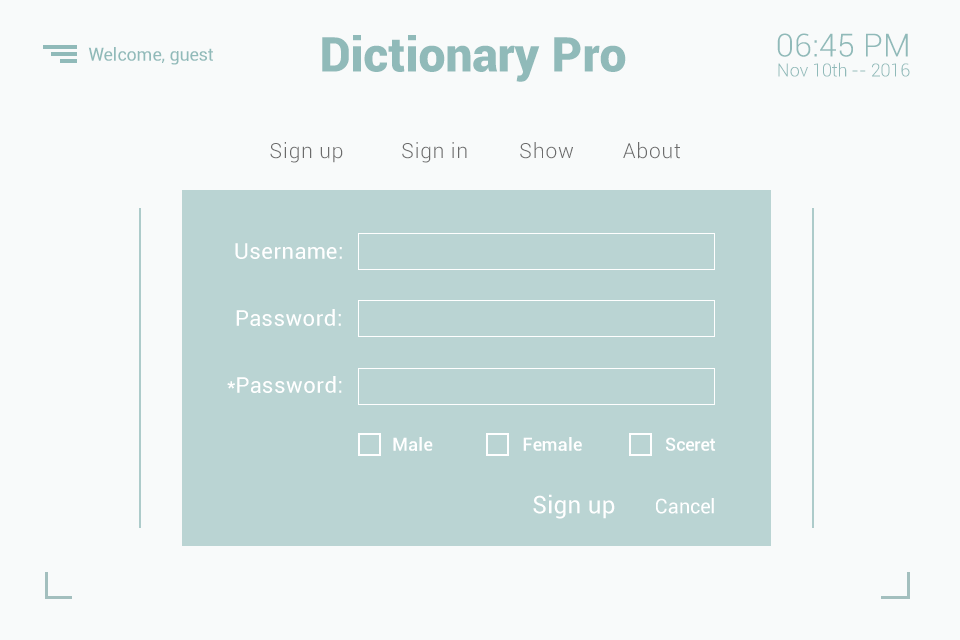
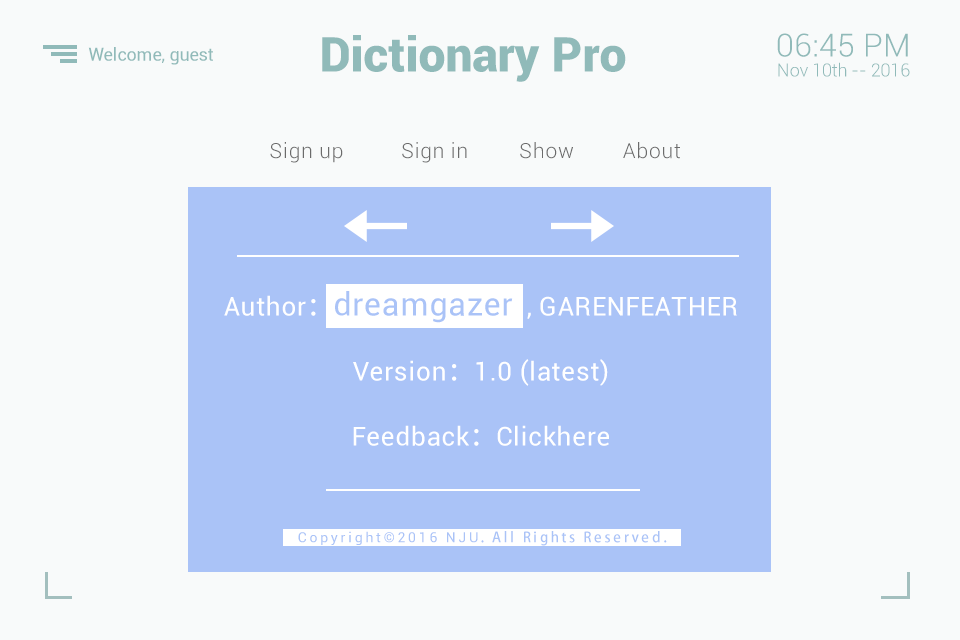
Layer changes from the first (960, 640) image to the second:
added group "show" with 9 layers above "signup" over left=188, top=187, right=771, bottom=572
added layer "Copyright©2016 NJU. All Rights Reserved." in group "show" over left=298, top=531, right=667, bottom=546
added layer "矩形 8" in group "show" over left=283, top=529, right=681, bottom=546
added layer "矩形 9 拷贝" in group "show" over left=326, top=489, right=640, bottom=491
added layer "矩形 9" in group "show" over left=238, top=255, right=739, bottom=257
added layer "形状 1 拷贝" in group "show" over left=344, top=210, right=407, bottom=242
added layer "形状 1" in group "show" over left=551, top=210, right=614, bottom=242
added layer "Author：dreamgazer , GARENFEATHER Version：1.0 (latest) Feedback" in group "show" over left=224, top=291, right=737, bottom=446
added layer "矩形 10" in group "show" over left=326, top=284, right=523, bottom=328
added layer "矩形 7" in group "show" over left=188, top=187, right=771, bottom=572
hid group "signup" (17 layers) over left=139, top=190, right=814, bottom=546
moved "矩形 5" into group "signin" over left=139, top=208, right=141, bottom=528
moved "矩形 5 拷贝" into group "signin" over left=812, top=208, right=814, bottom=528
